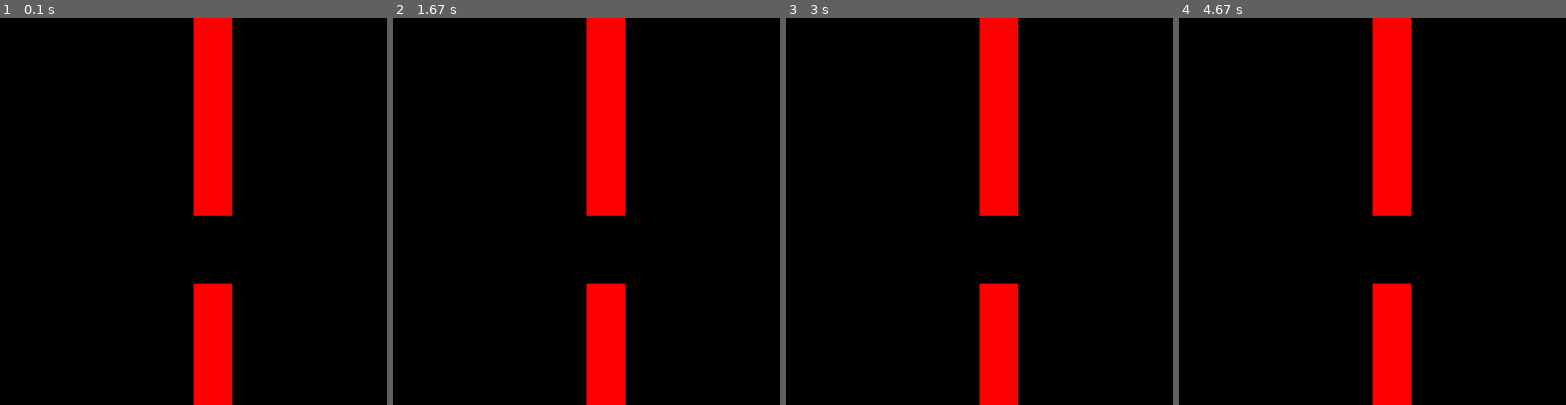
Above: before the commit, frames 1-4 (left to right).
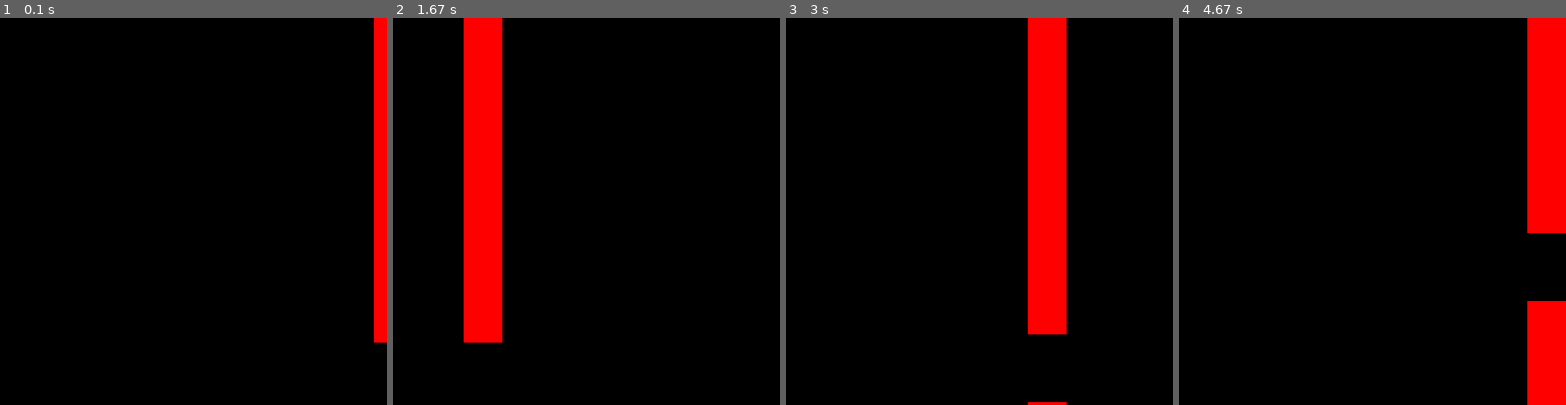
Above: after the commit, the same moments.

Repository: Fillin24/yandexProjectPygame
Game: pygame game, started from tube.py
The game is run twice, just before and just after one commit, with the same random seed, the same clock (stepped at 60 frames per second) and the same inputs.
Inputs:
- Up to frame 1 (0.1 s): no input
- Up to frame 2 (1.67 s): no input
- Up to frame 3 (3 s): no input
- Up to frame 4 (4.67 s): no input

The runs differ from the first frame. In frame 1, 11% of the frame differs, in the area x 50-100%, y 0-100%; in frame 2, 17%, in the area x 18-60%, y 0-100%; in frame 3, 16%; in frame 4, 16%.

Commit message:
Подвижные, полнофункциональные колонны.

Diff:
--- a/tube.py
+++ b/tube.py
@@ -2,30 +2,42 @@
 from random import randint
 
 
-class Tube():
-    def __init__(self, screen):
+class Tube:
+    width_of_tube = 80
+    def __init__(self, screen, x_pos, height_of_upper_tube):
         super().__init__()
         self.screen = screen
         self.width_of_tube = 80
-        self.height_of_upper_tube = randint(20, 680)
+        self.height_of_upper_tube = height_of_upper_tube
         self.distancew = 145
         self.distanceh = 140
-        pygame.draw.rect(screen, pygame.Color('red'), (400, 0, self.width_of_tube, self.height_of_upper_tube))
-        pygame.draw.rect(screen, pygame.Color('red'), (400, self.height_of_upper_tube + self.distanceh,
+        pygame.draw.rect(screen, pygame.Color('red'), (x_pos, 0, self.width_of_tube, self.height_of_upper_tube))
+        pygame.draw.rect(screen, pygame.Color('red'), (x_pos, self.height_of_upper_tube + self.distanceh,
                                                        self.width_of_tube,
                                                        800 - self.height_of_upper_tube - 80))
 
 
+screen_w, screen_h = 800, 800
 if __name__ == '__main__':
     pygame.init()
-    size = 800, 800
-    screen = pygame.display.set_mode(size)
+    screen = pygame.display.set_mode((screen_w, screen_h))
     screen.fill((0, 0, 0))
-    tube = Tube(screen)
+    x_pos = screen_w
+    fps = 60
+    velocity = 400
+    height_of_upper_tube = randint(20, screen_h - 120)
+    clock = pygame.time.Clock()
     running = True
     while running:
         for event in pygame.event.get():
             if event.type == pygame.QUIT:
                 running = False
+        if x_pos <= -Tube.width_of_tube:
+            x_pos = screen_w
+            height_of_upper_tube = randint(20, screen_h - 120)
+        screen.fill(pygame.Color('black'))
+        tube = Tube(screen, x_pos, height_of_upper_tube)
+        x_pos -= velocity / fps
+        clock.tick(fps)
         pygame.display.flip()
     pygame.quit()
